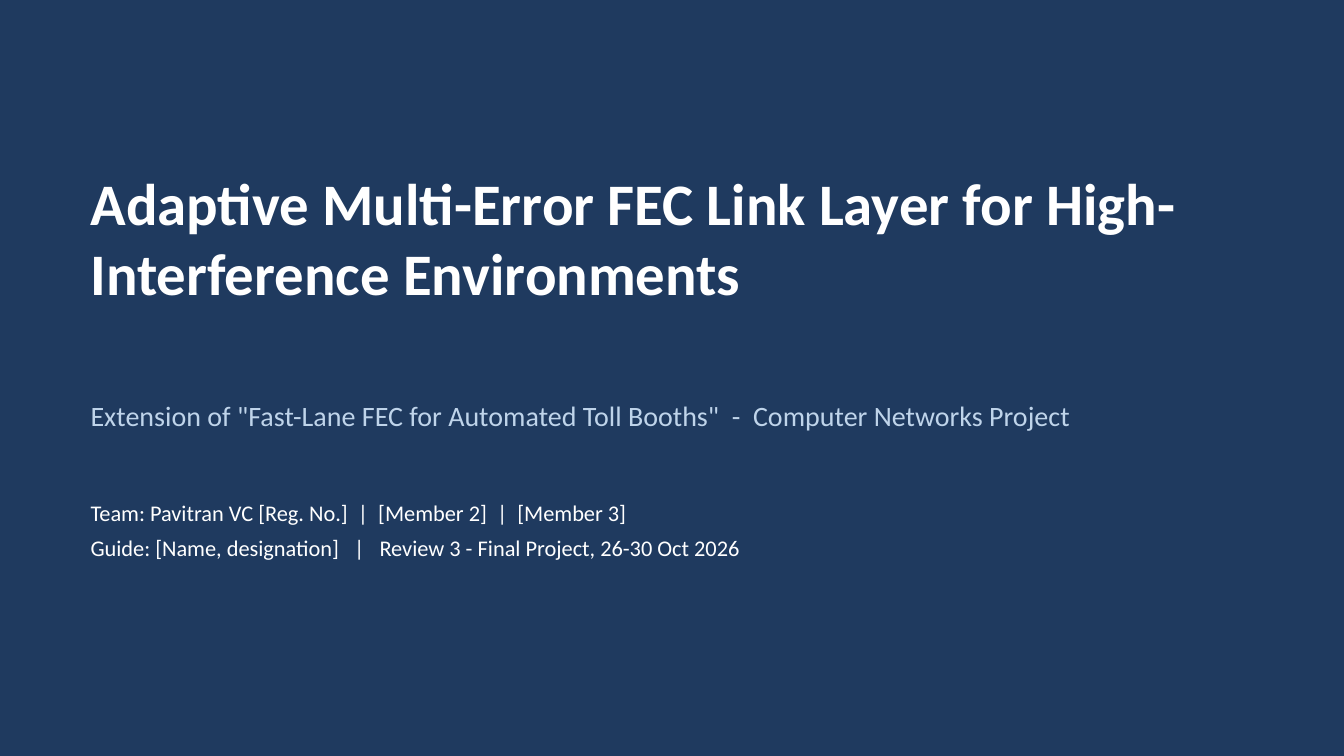
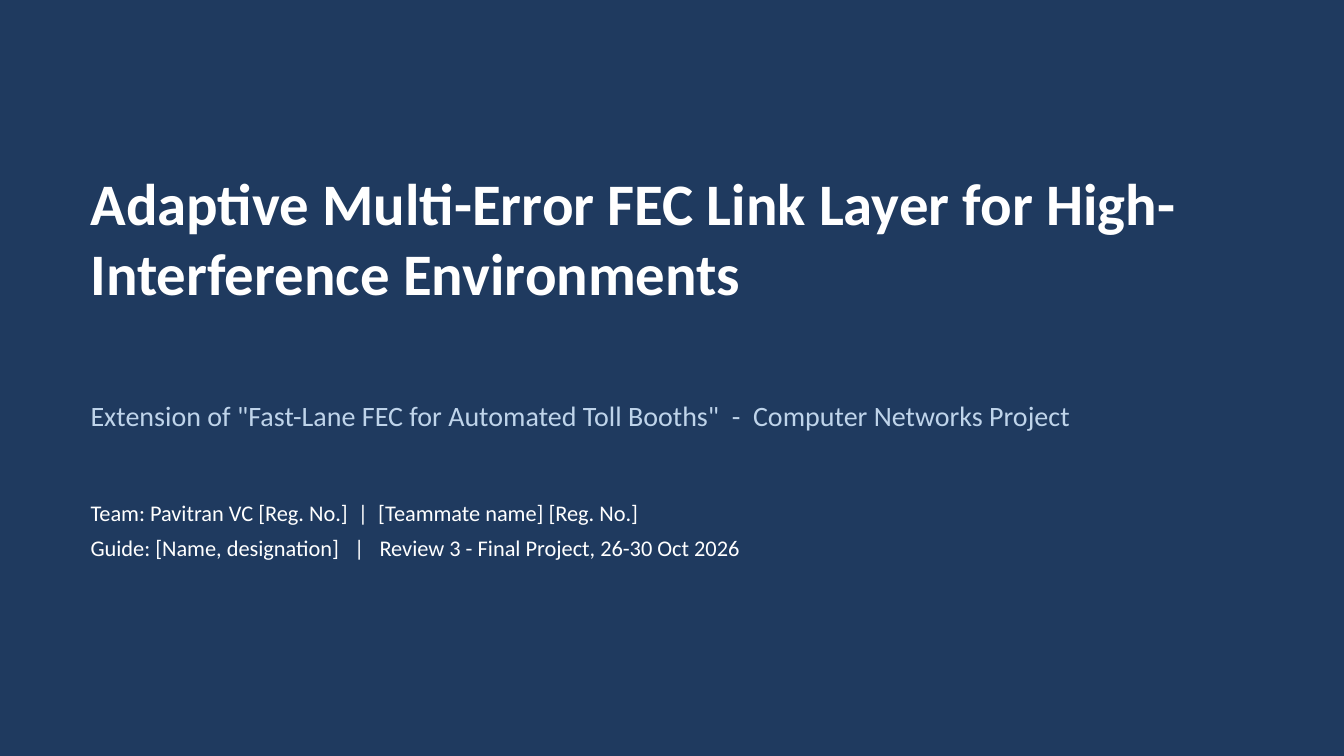
Before and after one commit to PavitranVC/Adaptive-FEC-Link, a slide deck: slide 1 of submission/Review3_Final_Presentation.pptx. Drawn at 1344x756 pixels with LibreOffice and Linux fonts; fonts in the diff are those of the drawing. Boxes give left, top, right and bottom in pixels: in the first picture for what was removed or moved away, otherwise in the second. Text is boxed around its words. In the diff, an @@ line names an element or a change of style, - is before the commit and + after.

```diff
--- a/submission/Review3_Final_Presentation.pptx
+++ b/submission/Review3_Final_Presentation.pptx
@@ text at bbox=[91, 504, 638, 525]: text changed @@
-Team: Pavitran VC [Reg. No.] | [Member 2] | [Member 3]
+Team: Pavitran VC [Reg. No.] | [Teammate name] [Reg. No.]
```
Also in this commit, not shown: 3 other files.
